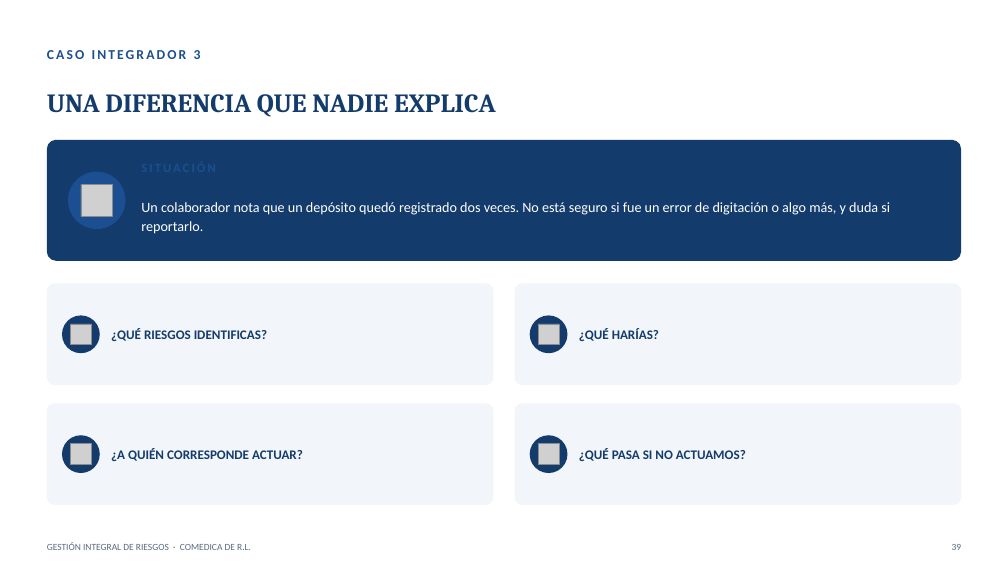
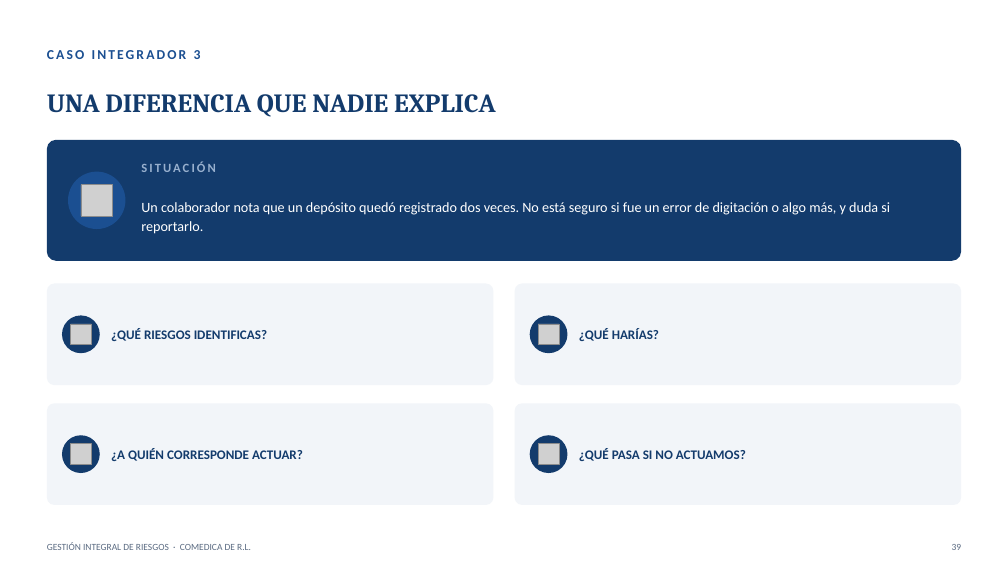
Before and after one commit to menjivar201280/riesgo, a slide deck: slide 39 of capacitacion-riesgos-2025/CAPACITACION_RIESGOS_2025.pptx. Drawn at 1008x567 pixels with LibreOffice and Linux fonts; fonts in the diff are those of the drawing; grey boxes stand for pictures. Boxes give left, top, right and bottom in pixels: in the first picture for what was removed or moved away, otherwise in the second. Text is boxed around its words. In the diff, an @@ line names an element or a change of style, - is before the commit and + after.

```diff
--- a/capacitacion-riesgos-2025/CAPACITACION_RIESGOS_2025.pptx
+++ b/capacitacion-riesgos-2025/CAPACITACION_RIESGOS_2025.pptx
@@ text added at (x1=141, y1=161, x2=216, y2=172), 12 pt, text #98B0CE, bold @@
+SITUACIÓN
```
Also in this commit, not shown: 6 other slides changed.
